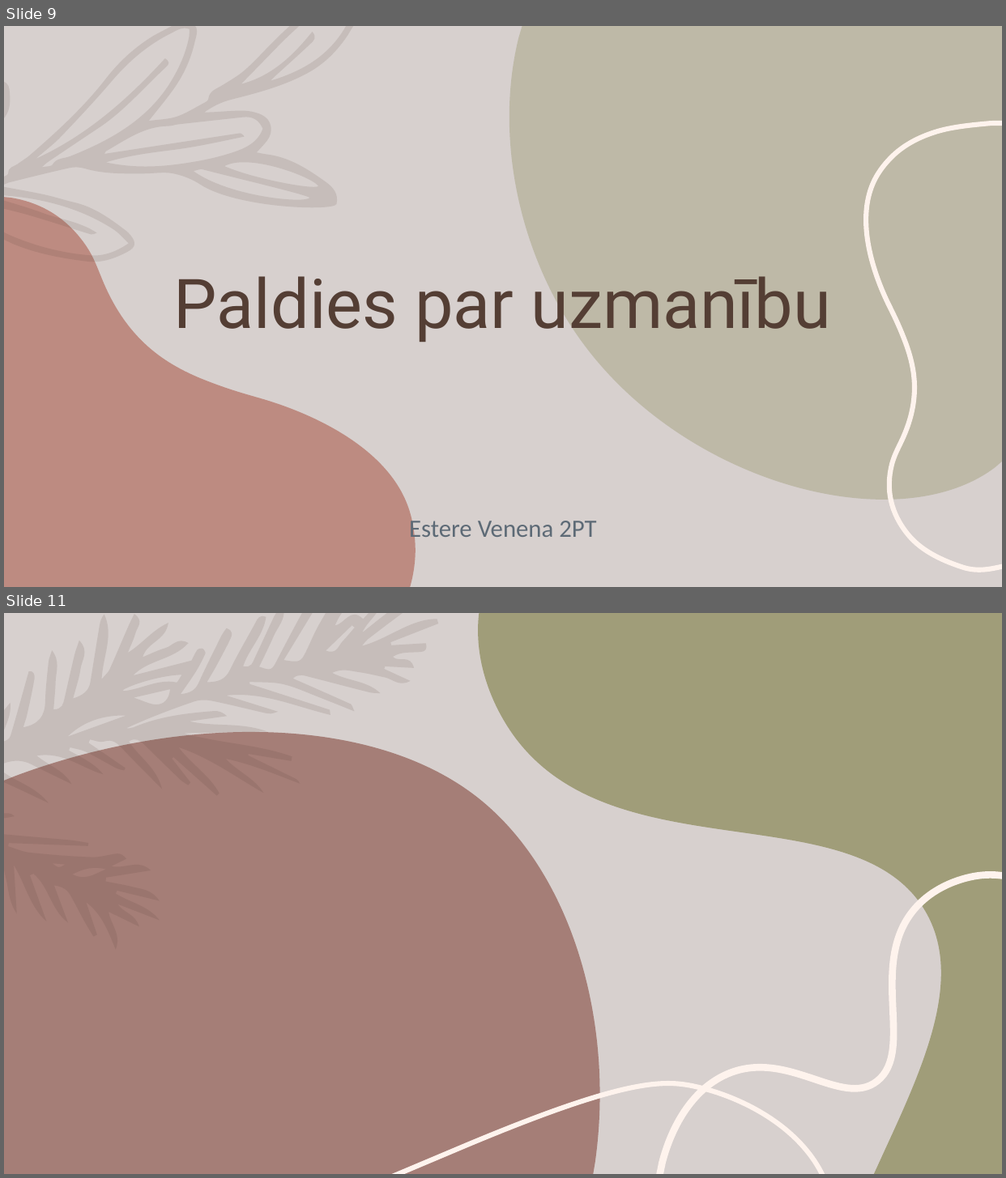
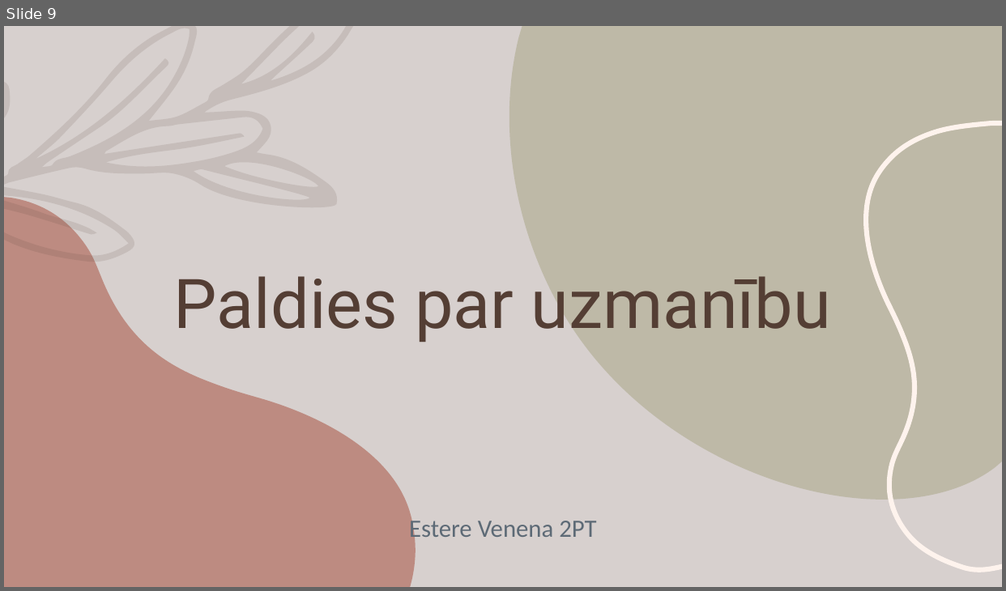
Before and after one commit to EstereVenena/Eksamens, a slide deck: Mācību materiāls.pptx. Shown one above the other, each under a label of ours: slides 9 and 11 before the commit, slide 9 after it; the slides between them are not shown. The pictures are 1006x1178 and 1006x591 pixels, drawn with LibreOffice and Linux fonts; fonts in the diff are those of the drawing. Boxes give left, top, right and bottom in pixels: in the first picture for what was removed or moved away, otherwise in the second. Text is boxed around its words. In the diff, an @@ line names an element or a change of style, - is before the commit and + after.

```diff
--- a/Mācību materiāls.pptx
+++ b/Mācību materiāls.pptx
@@ slide 11 removed at [4,613,1002,1174], background #D7D0CE @@
@@ freeform shape removed at [4,613,438,950] @@
@@ freeform shape removed at [478,613,1002,1174] @@
@@ freeform shape removed at [4,732,600,1174] @@
@@ freeform shape removed at [660,875,1002,1174] @@
@@ freeform shape removed at [393,1084,825,1174] @@
```
Also in this commit, not shown: 1 slide changed, 3 other slides removed.
